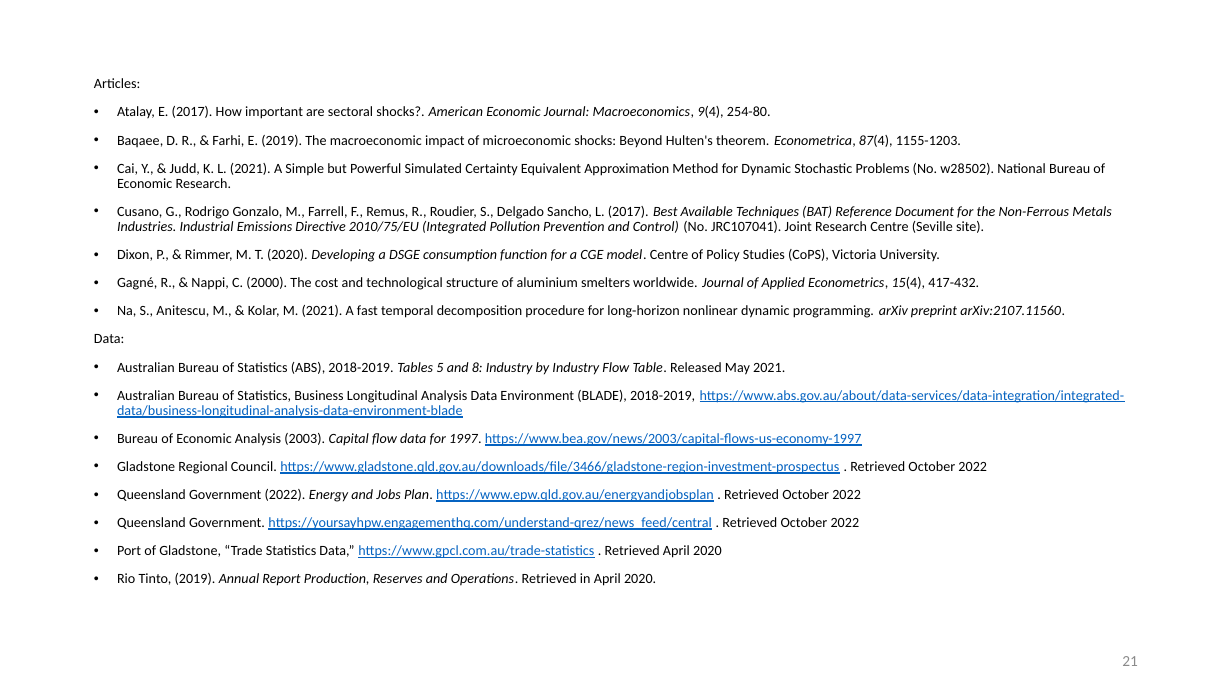
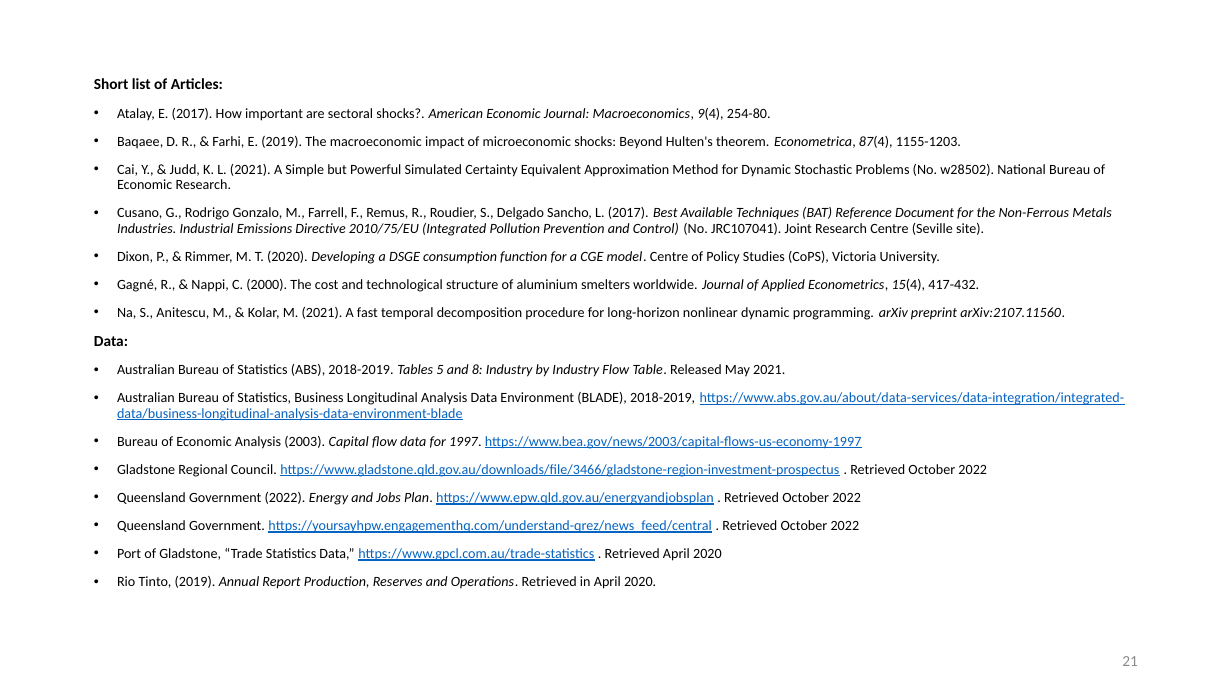
Before and after one commit to patrickocal/gladstone, a slide deck: slide 21 of powerpoint/glad-slides.pptx. Drawn at 1232x693 pixels with LibreOffice and Linux fonts; fonts in the diff are those of the drawing. Boxes give left, top, right and bottom in pixels: in the first picture for what was removed or moved away, otherwise in the second. Text is boxed around its words. In the diff, an @@ line names an element or a change of style, - is before the commit and + after.

```diff
--- a/powerpoint/glad-slides.pptx
+++ b/powerpoint/glad-slides.pptx
@@ text at [94,78,223,89]: text changed; size 11 to 12 pt; bold on @@
-Articles:
+Short list of Articles:
@@ text at [94,336,128,346]: size 11 to 12 pt, bold on in "Data:" @@
```
Also in this commit, not shown: 8 other slides changed, 1 other file.
